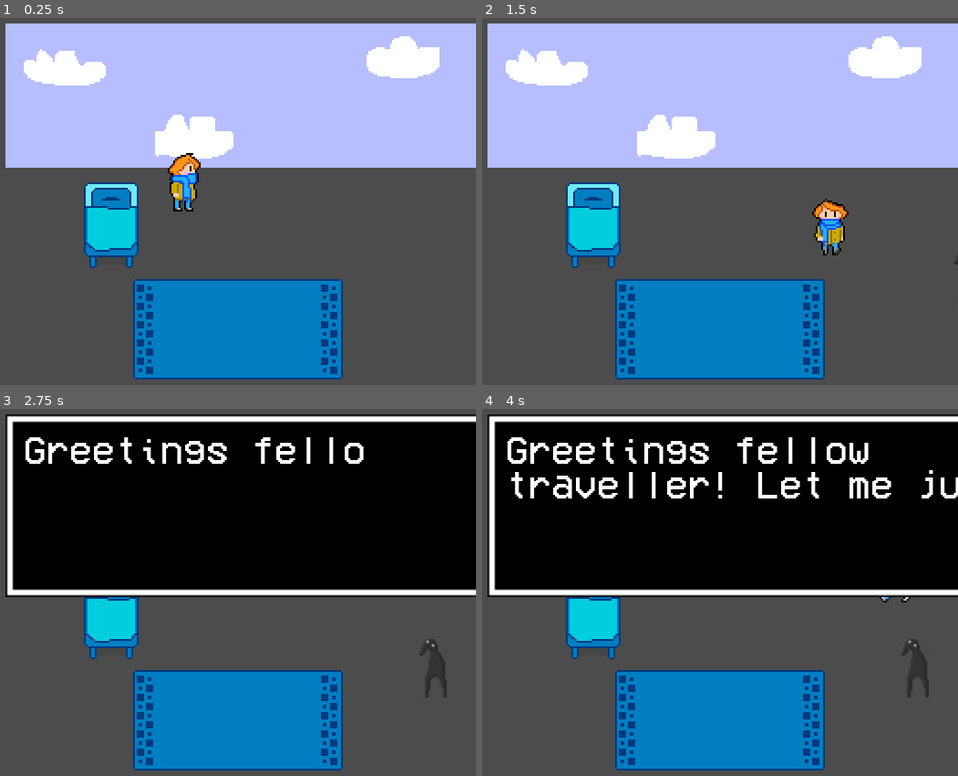
Above: before the commit, frames 1-4 (two rows, left to right).
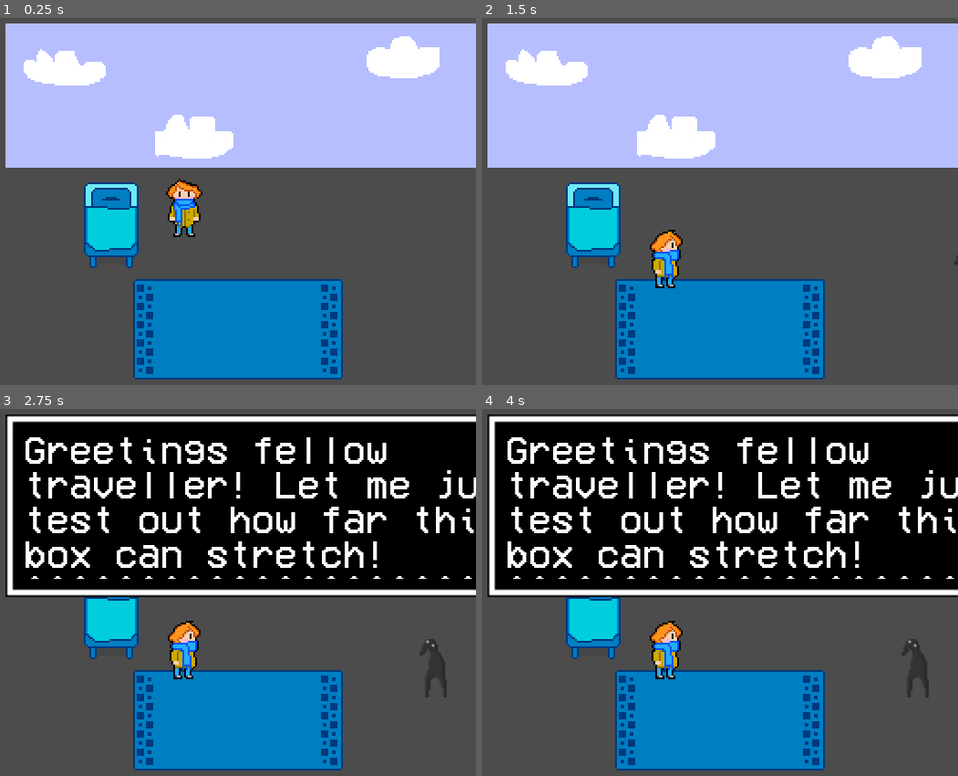
Above: after the commit, the same moments.

Repository: Braxmaster/Limits
Game: Godot game, scene res://Cutscenes/meet_slugman.tscn
The game is run twice, just before and just after one commit, with the same random seed, the same clock (stepped at 60 frames per second) and the same inputs. This scene is started directly instead of the project's main scene.
Inputs:
- Up to frame 1 (0.25 s): no input
- Up to frame 2 (1.5 s): tap Enter (ui_accept) at 0.5, 1.35 s; hold Right (ui_right) 0.53-1.28 s; hold Enter (ui_accept) 0.53-1.28 s; hold Down (ui_down) from 1.28 s (still down)
- Up to frame 3 (2.75 s): tap Enter (ui_accept) at 1.52, 1.82 s; release Down (ui_down) at 2.03 s; hold Right (ui_right) from 2.03 s (still down); hold Enter (ui_accept) from 2.03 s (still down)
- Up to frame 4 (4 s): release Right (ui_right) at 2.78 s; release Enter (ui_accept) at 2.78 s; hold Up (ui_up) 2.78-3.53 s; tap Enter (ui_accept) at 2.85, 3.02, 3.32 s; hold Left (ui_left) from 3.53 s (still down); hold Enter (ui_accept) from 3.53 s (still down)

The runs differ from the first frame. In frame 1, 1.2% of the frame differs, in the area x 34-43%, y 36-60%; in frame 2, 1.6%; in frame 3, 6.6%, in the area x 5-100%, y 9-74%; in frame 4, 4.7%.
Error after the commit: Invalid get index '0' (on base: 'Nil'). (res://Tools/Talker.gd:25)

Commit message:
Basic cutscene works. Crash with Dialogue system however.

Diff:
--- a/Characters/Avatar.gd
+++ b/Characters/Avatar.gd
@@ -12,19 +12,19 @@
 
 func _physics_process(delta):
 	controls_loop()
-	if can_move:
-		movement_loop()
+	movement_loop()
 
 func controls_loop():
-	var LEFT = Input.is_action_pressed("ui_left")
-	var RIGHT = Input.is_action_pressed("ui_right")
-	var UP = Input.is_action_pressed("ui_up")
-	var DOWN = Input.is_action_pressed("ui_down")
+	if can_move:
+		var LEFT = Input.is_action_pressed("ui_left")
+		var RIGHT = Input.is_action_pressed("ui_right")
+		var UP = Input.is_action_pressed("ui_up")
+		var DOWN = Input.is_action_pressed("ui_down")
+
+		movedir.x = -int(LEFT) + int(RIGHT)
+		movedir.y = -int(UP) + int(DOWN)
+
 	var INTERACT = Input.is_action_just_pressed("ui_accept")
-
-	movedir.x = -int(LEFT) + int(RIGHT)
-	movedir.y = -int(UP) + int(DOWN)
-
 	if INTERACT:
 		interact(target)
 
--- a/Cutscenes/meet_slugman.gd
+++ b/Cutscenes/meet_slugman.gd
@@ -5,16 +5,18 @@
 
 func _ready():
 	avatar = $Your_room_scene_1/Avatar
+	#Need player character that can move, but that doesn't control, best choice is separating controls from character.
+	avatar.can_move = false
 	slugman_enters()
 
-#force avatar to move without player input
-#TODO: fix so player cant control the avatar in the cutscene
+
 func _process(delta):
-	avatar.in_event = true
-	avatar.movement_loop()
+	move_down_to_slugman()
 
-#TODO: timer seemse to interfere with dialogue timer? Right now is bugged, dialogue not working
-#How to identify: try setting timer value to something different (like 4) and söugman will show more dialogue
+func _input(event):
+	if Input.is_action_just_pressed("ui_accept"):
+		$Dialogue/Talker.next_page()
+
 func slugman_enters():
 	var timer = Timer.new()
 	timer.set_wait_time(2)
@@ -27,5 +29,13 @@
 func _stop_slugman_start_talking():
 	$slugman.stop_slugman()
 	$slugman.set_slugman_animation_talking()
+	avatar.movedir.y = 0
 	$Dialogue.show()
 	$Dialogue/Talker.talk(slugspeech)
+
+func move_down_to_slugman():
+	if abs(avatar.position.y - $slugman.position.y) > 10:
+		avatar.movedir.y = 1
+	else:
+		avatar.movedir.y = 0
+		avatar.get_node("Sprite").frame = 3
--- a/Tools/Talker.gd
+++ b/Tools/Talker.gd
@@ -34,6 +34,9 @@
 				set_visible_characters(0)
 				page = 0
 				$Timer.stop()
+				#This Shouldn't be here, the dialogue box shouldn't control the character. The parent should.
+				#These types of connections cause side effects
+				#Nodes should never be fetched in relative paths "../../etc", too easy to break
 				get_node("../../../Avatar").can_move = true
 				get_node("../../../Avatar").in_event = false
 				print("Removing node!")
